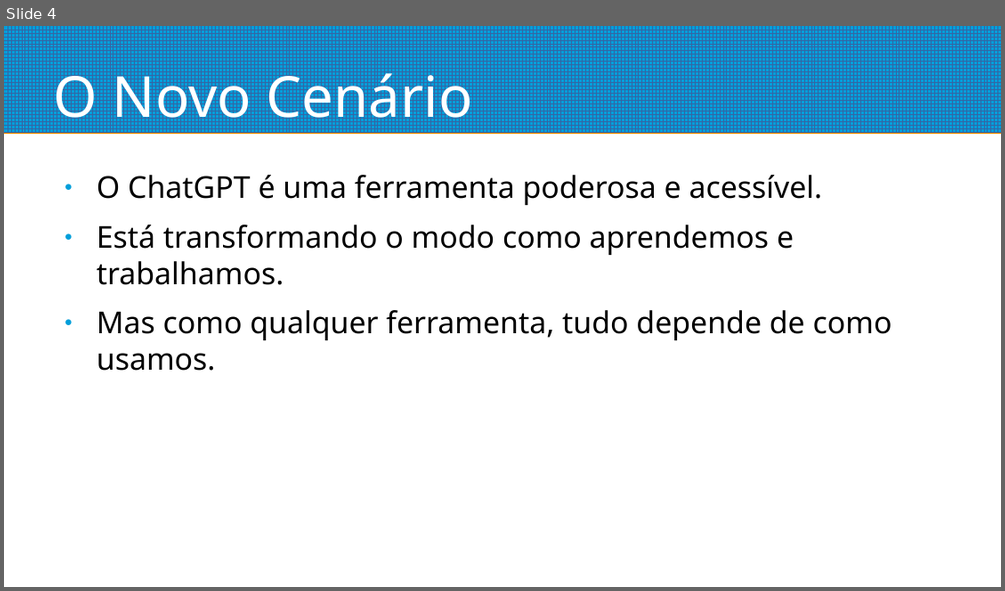
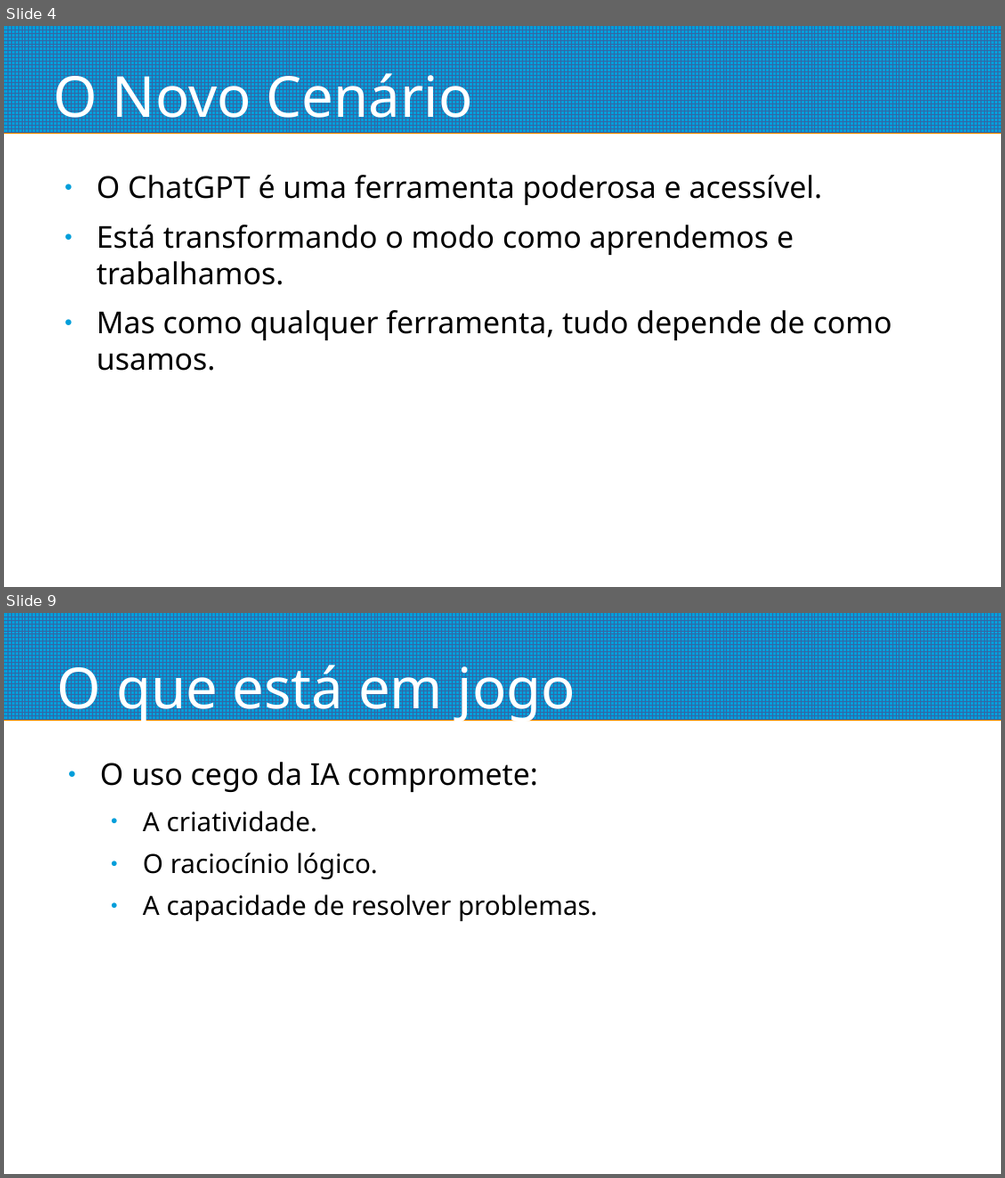
Before and after one commit to pedrosiqueira/ifmsjs, a slide deck: sveltekit-avançado/LLMs.odp. Shown one above the other, each under a label of ours: slide 4 before the commit, slides 4 and 9 after it; the slides between them are not shown. The pictures are 1005x591 and 1005x1178 pixels, drawn with LibreOffice and Linux fonts; fonts in the diff are those of the drawing. Boxes give left, top, right and bottom in pixels: in the first picture for what was removed or moved away, otherwise in the second. Text is boxed around its words. In the diff, an @@ line names an element or a change of style, - is before the commit and + after.

```diff
--- a/sveltekit-avançado/LLMs.odp
+++ b/sveltekit-avançado/LLMs.odp
@@ slide 9 added at (4,613,1001,1174), background #FFFFFF; not listed: 1 template element that a slide beside it also shows @@
@@ title added at (57,655,575,723), 45 pt, text #FFFFFF @@
+O que está em jogo
@@ text added at (100,762,598,921), 21 pt, text #000000 @@
+● O uso cego da IA compromete:
+  ● A criatividade.
+  ● O raciocínio lógico.
+  ● A capacidade de resolver problemas.
```
Also in this commit, not shown: 8 other slides added, 2 slides removed.
